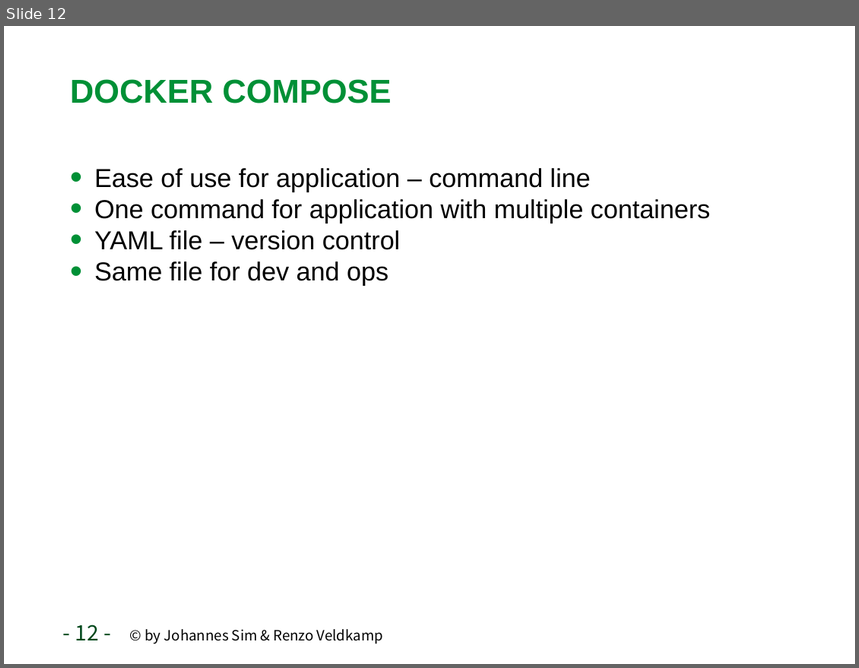
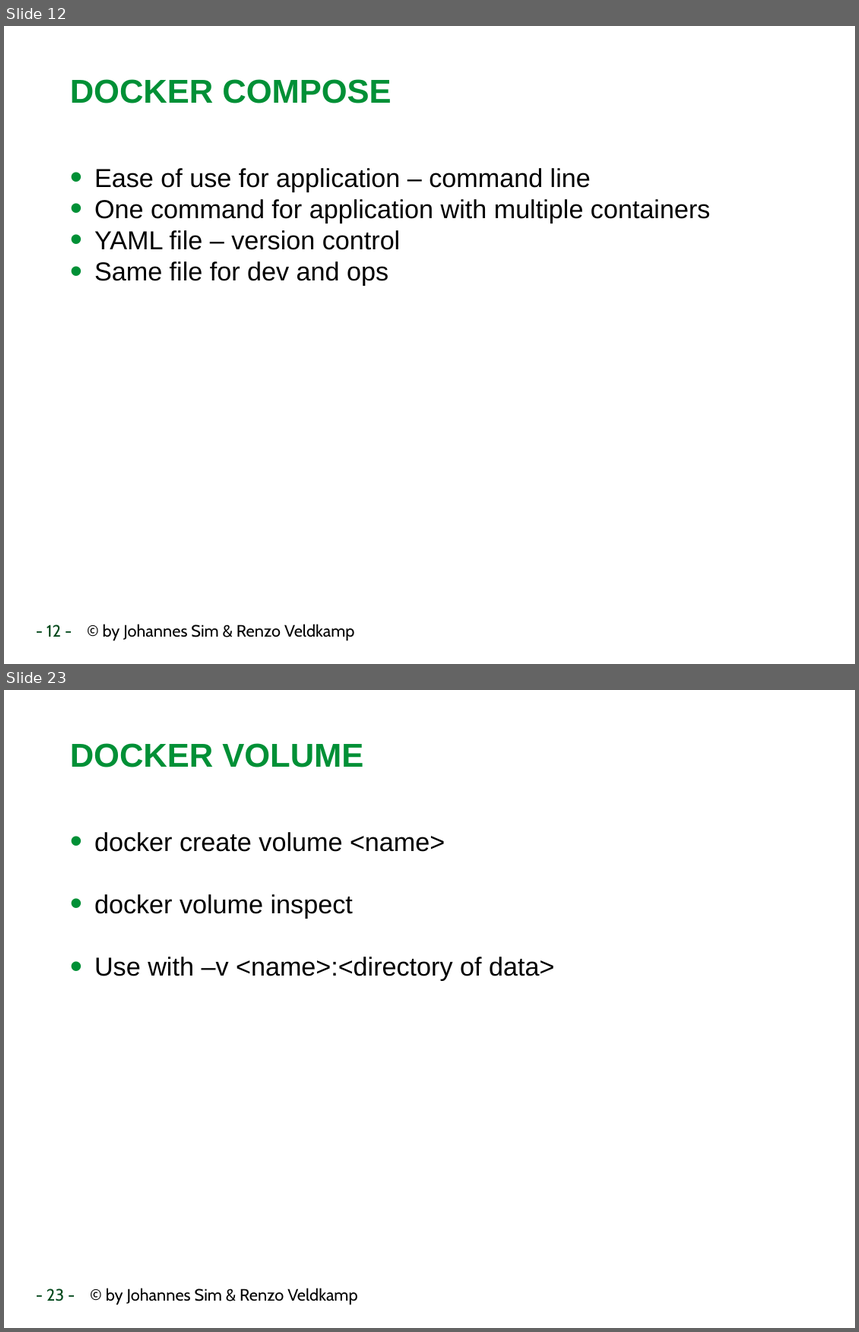
Before and after one commit to RenzoVeldkamp/MicroContainer, a slide deck: Presentatie/Docker102.pptx. Shown one above the other, each under a label of ours: slide 12 before the commit, slides 12 and 23 after it; the slides between them are not shown. The pictures are 859x668 and 859x1332 pixels, drawn with LibreOffice and Linux fonts; fonts in the diff are those of the drawing; background and template pictures are left out. Boxes give left, top, right and bottom in pixels: in the first picture for what was removed or moved away, otherwise in the second. Text is boxed around its words. In the diff, an @@ line names an element or a change of style, - is before the commit and + after.

```diff
--- a/Presentatie/Docker102.pptx
+++ b/Presentatie/Docker102.pptx
@@ slide 23 added at box(4, 690, 855, 1328), background #FFFFFF; not listed: 1 template element that a slide beside it also shows @@
@@ title added at box(70, 743, 363, 768), 28 pt, text #009036, bold @@
+DOCKER VOLUME
@@ text added at box(94, 832, 554, 981), 22 pt, text #000000 @@
+• docker create volume <name>
+• docker volume inspect
+• Use with –v <name>:<directory of data>
@@ slide 12 changed as well @@
@@ text: place and size @@
-text at box(75, 625, 383, 645)
+text at box(47, 624, 355, 641)
@@ text at box(47, 624, 355, 641): size 18 to 14 pt in "- 12 -"; size 12 to 14 pt in "© by Johannes Sim & Renzo Veldkamp"; font Noto Sans CJK SC to Cabin @@
```
Also in this commit, not shown: 11 other slides changed, 10 other slides added, 5 other files.
